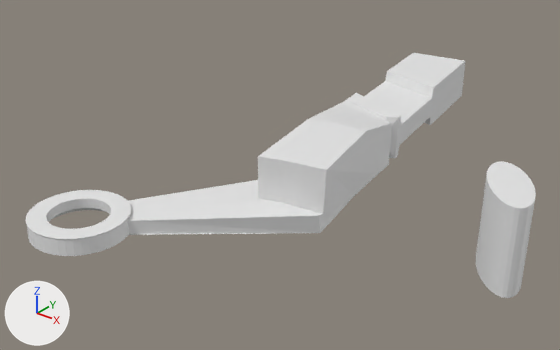
The Blender file TriggerSystem.blend: old version first, new version second.
Camera for both pictures: a 50 mm lens placed at (44.9, -37.2, 23.1), pointed at (7.4, 9.7, -6.0). Lighting does not change. The marker at lower left points along +X, +Y and +Z.
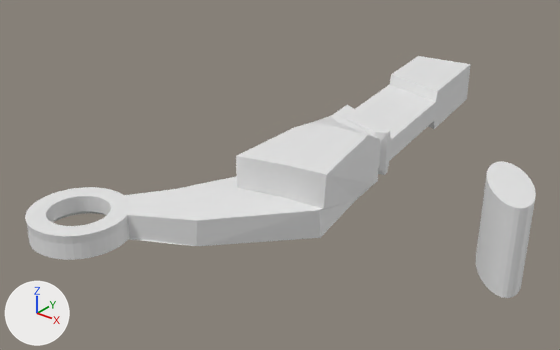
The change in detail:
me_cube_002 is used by ob_cube_001; location (1.01, -6.54, 2.36); rotation (-0.00137, 0.000133, 0.155), in degrees (-0.1, 0, 8.9); scale (5.83, 15.2, 5.59).
me_cube_002 had 374 vertices, 356 faces and spanned x -0.66..2.78, y -0.25..2.87, z -1.58..-0.63.
me_cube_002 now has 379 vertices, 360 faces and spans x -0.66..2.78, y -0.25..2.87, z -1.58..-0.63.
me_cube_002 part 1: 348 vertices moved from x -0.66..2.77, y -0.25..1.89, z -1.58..-0.65 to x -0.66..2.77, y -0.25..1.71, z -1.58..-0.65; 5 vertices added at x 0.76..1.52, y 0.19..0.41, z -1.58..-1.18.
Object 'Cube.001' (ob_cube_001) moves from (1.01, -6.54, 2.36) to (1.01, -6.54, 2.1).
Object 'Cube.001' (ob_cube_001) turns from (-0.1, 0, 8.9) to (-0.1, -0.1, 8) degrees about x, y and z.

Pixel boxes [x1, y1, x2, y2] of what changed, in the pictures (560 x 350 px; the box of a moved part takes in the faces that stretch with it):
'Cube.001', reshaped, moved, turned
    before: [26, 53, 465, 256]
    after: [25, 56, 471, 260]
part 1 of me_cube_002, moved or reshaped
    before: [26, 81, 432, 256]
    after: [25, 85, 436, 260]
